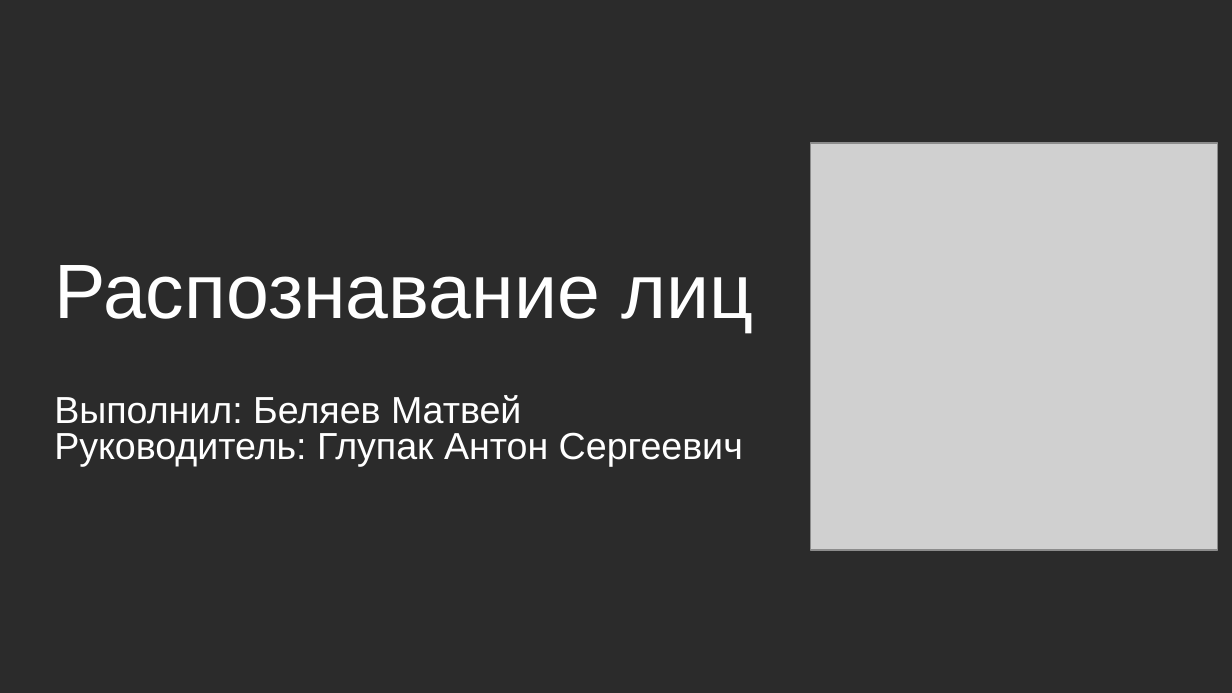
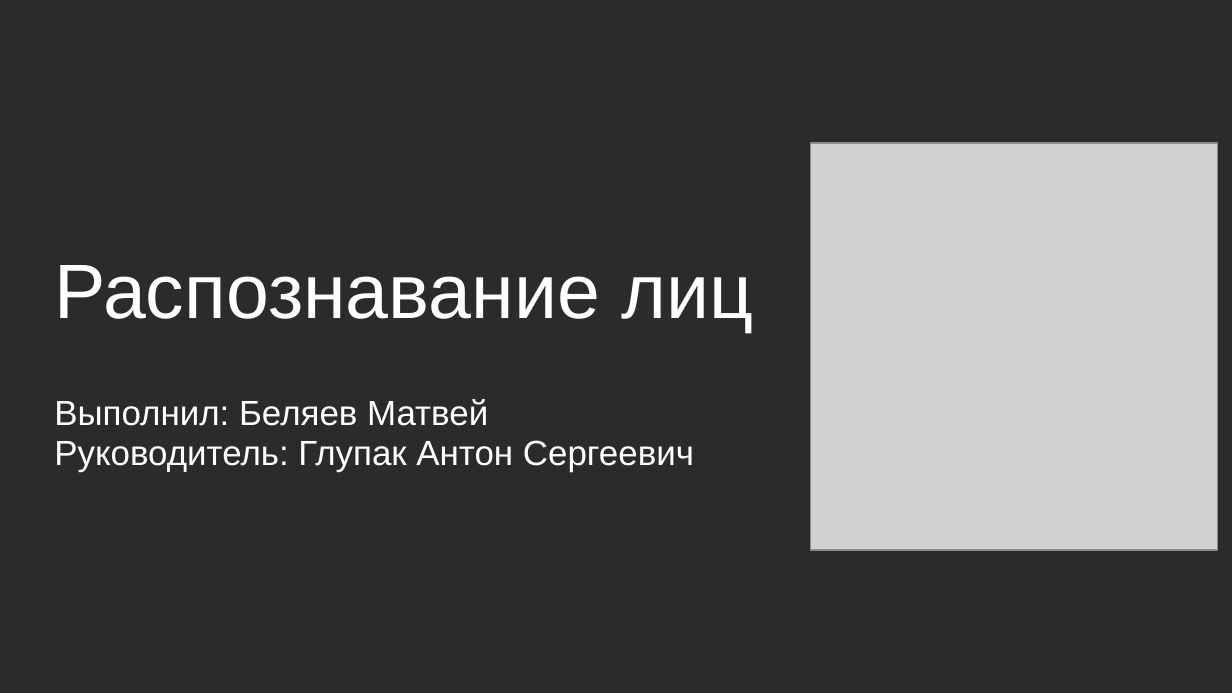
Before and after one commit to moti4k/schoolAI, a slide deck: slide 1 of Распознавание лиц.pptx. Drawn at 1232x693 pixels with LibreOffice and Linux fonts; fonts in the diff are those of the drawing; grey boxes stand for pictures; background and template pictures are left out; a plain dark background stands for a picture behind light text. Boxes give left, top, right and bottom in pixels: in the first picture for what was removed or moved away, otherwise in the second. Text is boxed around its words. In the diff, an @@ line names an element or a change of style, - is before the commit and + after.

```diff
--- a/Распознавание лиц.pptx
+++ b/Распознавание лиц.pptx
@@ subtitle "Выполнил: Беляев Матвей" at [54, 399, 694, 472]: size 22 to 20.4 pt; line spacing 0.8 to 0.95 @@
```
Also in this commit, not shown: 1 other slide changed.
